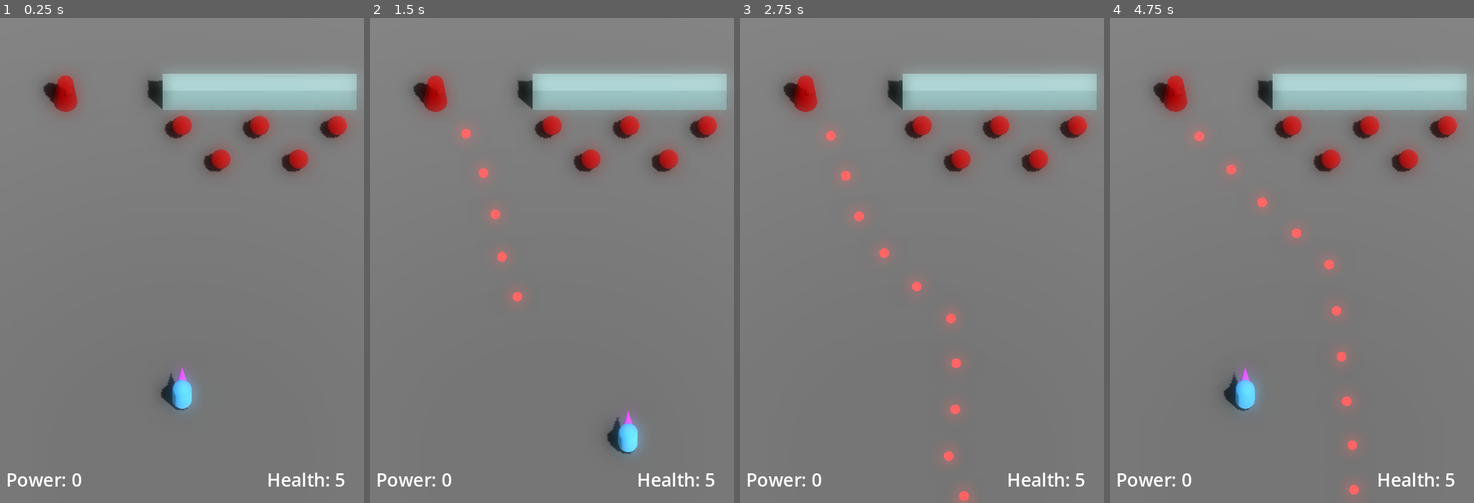
Above: before the commit, frames 1-4 (left to right).
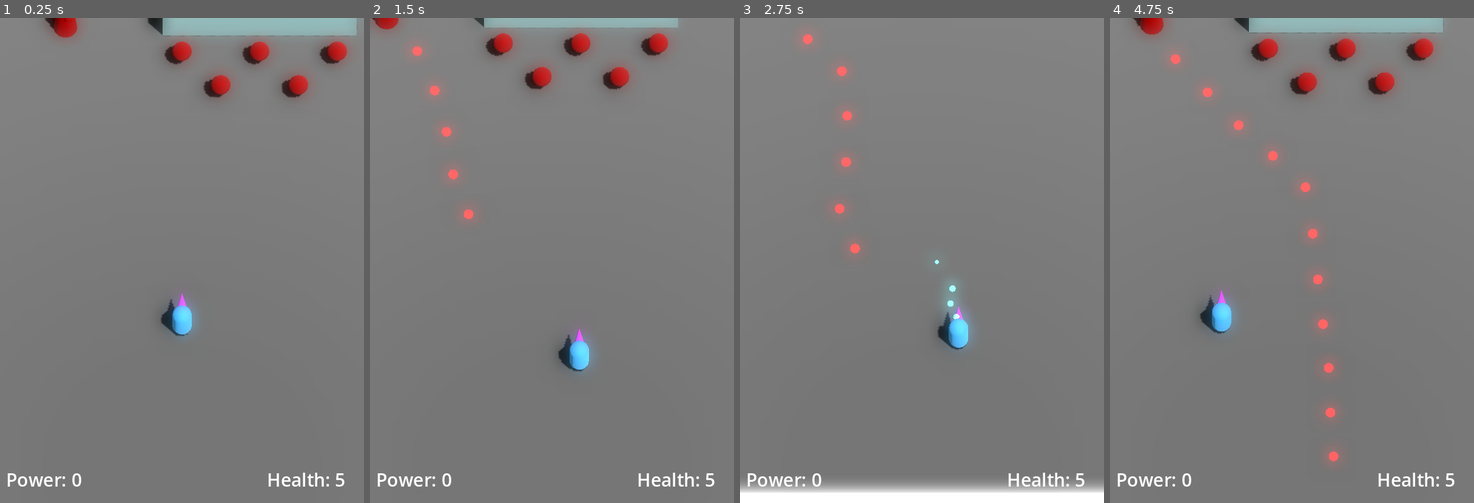
Above: after the commit, the same moments.

Repository: JackEvans24/bullet-absorb
Game: Godot game, scene res://scenes/main.tscn
Same seed, same stepped clock (60 frames per second), same inputs: the game is played once before the commit and once after it.
Inputs:
- Up to frame 1 (0.25 s): no input
- Up to frame 2 (1.5 s): hold Right (move_right) 0.53-1.28 s; hold K (absorb) 0.53-1.28 s; hold Down (move_back) from 1.28 s (still down); tap J (fire) at 1.35 s
- Up to frame 3 (2.75 s): release Down (move_back) at 2.03 s; hold Right (move_right) from 2.03 s (still down); hold K (absorb) from 2.03 s (still down)
- Up to frame 4 (4.75 s): release Right (move_right) at 2.78 s; release K (absorb) at 2.78 s; hold Up (move_forward) 2.78-3.53 s; tap J (fire) at 2.85, 4.35 s; hold K (absorb) 3.53-4.28 s; hold Left (move_left) from 3.53 s (still down)

The runs differ from the first frame. In frame 1, 11% of the frame differs, in the area x 11-99%, y 0-81%; in frame 2, 10%; in frame 3, 12%, in the area x 0-100%, y 3-100%; in frame 4, 11%.

Commit message:
feat: make camera follow player

Diff:
--- a/scenes/main.tscn
+++ b/scenes/main.tscn
@@ -6,6 +6,7 @@
 [ext_resource type="Material" uid="uid://gclpf2kqyelh" path="res://materials/wall.tres" id="2_hxwft"]
 [ext_resource type="PackedScene" uid="uid://c3ytmjd7pe4pg" path="res://prefabs/enemies/enemy.tscn" id="5_4wclf"]
 [ext_resource type="PackedScene" uid="uid://wfijrpbc1nxm" path="res://prefabs/enemies/turret.tscn" id="6_nrrgo"]
+[ext_resource type="Script" path="res://scripts/camera/follow_body_camera.gd" id="7_haer2"]
 
 [sub_resource type="StandardMaterial3D" id="StandardMaterial3D_r1hrq"]
 metallic = 1.0
@@ -76,30 +77,36 @@
 
 [node name="HUD" parent="." instance=ExtResource("2_bqahq")]
 
-[node name="Camera3D" type="Camera3D" parent="."]
+[node name="FollowPlayer" type="Node3D" parent="."]
+transform = Transform3D(1, 0, 0, 0, 1, 0, 0, 0, 1, 0, 1, 5)
+script = ExtResource("7_haer2")
+max_speed = 8.0
+dampening = 0.05
+
+[node name="PlayerCamera" type="Camera3D" parent="FollowPlayer"]
 transform = Transform3D(1, 0, 0, 0, 0.5, 0.866025, 0, -0.866025, 0.5, 0, 20, 8)
 projection = 1
 current = true
 size = 25.0
 far = 200.0
 
-[node name="CameraPoles" type="Node3D" parent="Camera3D"]
+[node name="CameraPoles" type="Node3D" parent="FollowPlayer/PlayerCamera"]
 transform = Transform3D(1, 0, 0, 0, 0.5, -0.866025, 0, 0.866025, 0.5, 0, -3.0718, -21.3205)
 visible = false
 
-[node name="Pole1" type="MeshInstance3D" parent="Camera3D/CameraPoles"]
+[node name="Pole1" type="MeshInstance3D" parent="FollowPlayer/PlayerCamera/CameraPoles"]
 transform = Transform3D(1, 0, 0, 0, 1, 0, 0, 0, 1, -10, 0, -18)
 mesh = SubResource("CylinderMesh_ugq1f")
 
-[node name="Pole2" type="MeshInstance3D" parent="Camera3D/CameraPoles"]
+[node name="Pole2" type="MeshInstance3D" parent="FollowPlayer/PlayerCamera/CameraPoles"]
 transform = Transform3D(1, 0, 0, 0, 1, 0, 0, 0, 1, -10, 0, 11)
 mesh = SubResource("CylinderMesh_ugq1f")
 
-[node name="Pole3" type="MeshInstance3D" parent="Camera3D/CameraPoles"]
+[node name="Pole3" type="MeshInstance3D" parent="FollowPlayer/PlayerCamera/CameraPoles"]
 transform = Transform3D(1, 0, 0, 0, 1, 0, 0, 0, 1, 10, 0, -18)
 mesh = SubResource("CylinderMesh_ugq1f")
 
-[node name="Pole4" type="MeshInstance3D" parent="Camera3D/CameraPoles"]
+[node name="Pole4" type="MeshInstance3D" parent="FollowPlayer/PlayerCamera/CameraPoles"]
 transform = Transform3D(1, 0, 0, 0, 1, 0, 0, 0, 1, 10, 0, 11)
 mesh = SubResource("CylinderMesh_ugq1f")
 
--- /dev/null
+++ b/scripts/camera/follow_body_camera.gd
@@ -0,0 +1,32 @@
+extends Node3D
+
+@export var max_speed: float = 5.0
+@export var min_speed: float = 0.1
+@export_range(0.0, 1.0) var dampening: float = 0.1
+
+@onready var actual_dampening = 1 - dampening
+
+var target: Node3D
+
+func _process(delta):
+	if target == null:
+		return
+	update_position(delta)
+
+func update_position(delta: float):
+	var direction = target.position - position
+	var offset_magnitude = direction.length()
+
+	if offset_magnitude < min_speed:
+		position = target.position
+		return
+
+	var magnitude = get_movement_magnitude(offset_magnitude)
+	translate(direction * magnitude * delta)
+
+func get_movement_magnitude(offset_magnitude: float) -> float:
+	if offset_magnitude < min_speed:
+		return offset_magnitude
+
+	var desired_magnitude = offset_magnitude * actual_dampening
+	return minf(desired_magnitude, max_speed)
--- a/scripts/main.gd
+++ b/scripts/main.gd
@@ -2,11 +2,12 @@
 
 @onready var hud: Hud = $HUD
 @onready var player: Player = $Player
-@onready var player_camera: Camera3D = $PlayerCamera
+@onready var player_camera: Node3D = $FollowPlayer
 @onready var turret: Turret = $Turret
 
 func _ready():
-	turret.set_target(player)
+	player_camera.target = player
+	turret.target = player
 
 	player.damage_taken.connect(_on_damage_taken)
 	player.power_count_changed.connect(hud._on_absorb_count_changed)
--- a/scripts/mechanics/enemies/turret.gd
+++ b/scripts/mechanics/enemies/turret.gd
@@ -7,20 +7,17 @@
 @onready var fire_point: Node3D = $Pivot/FirePoint
 @onready var fire_timer: Timer = $FireTimer
 
-var _target: Node3D = null;
+var target: Node3D = null;
 
 func _ready():
 	super()
 	fire_timer.timeout.connect(_on_fire_timeout)
 
-func set_target(target: Node3D):
-	_target = target
-
 func _process(_delta):
-	if _target == null:
+	if target == null:
 		return
 
-	var target_position = _target.position
+	var target_position = target.position
 	target_position.y = position.y
 
 	pivot.look_at(target_position)
Not shown: 1 places in scenes/main.tscn that only renumber resources
